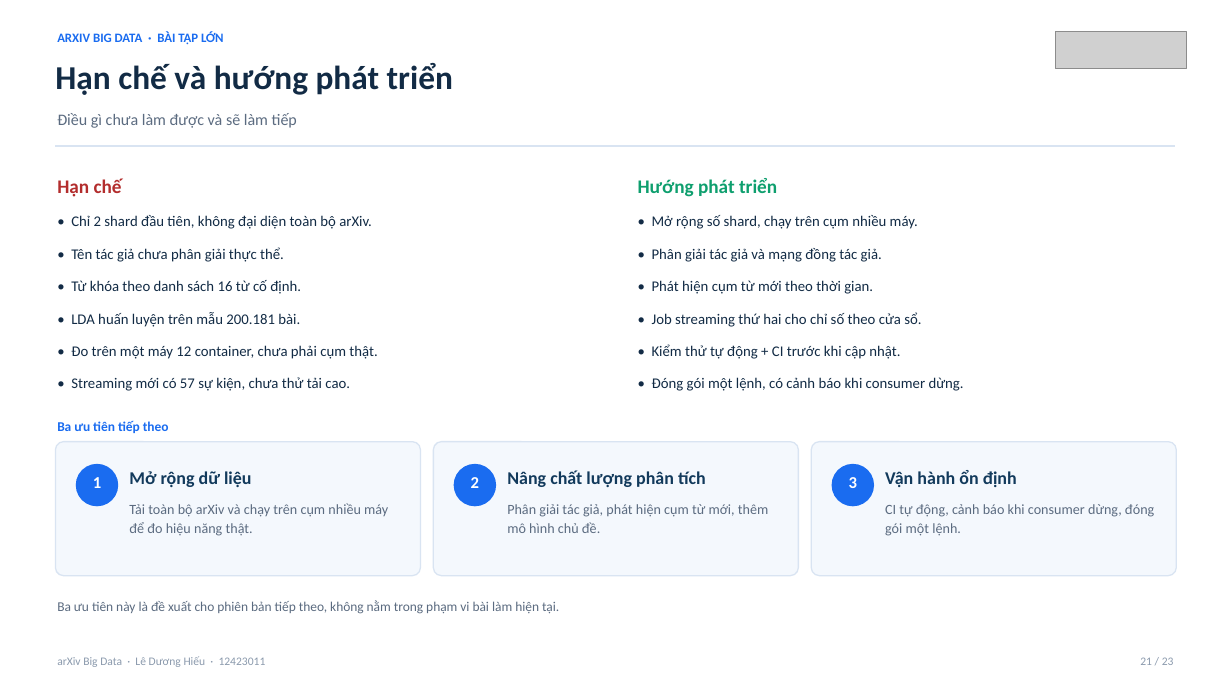
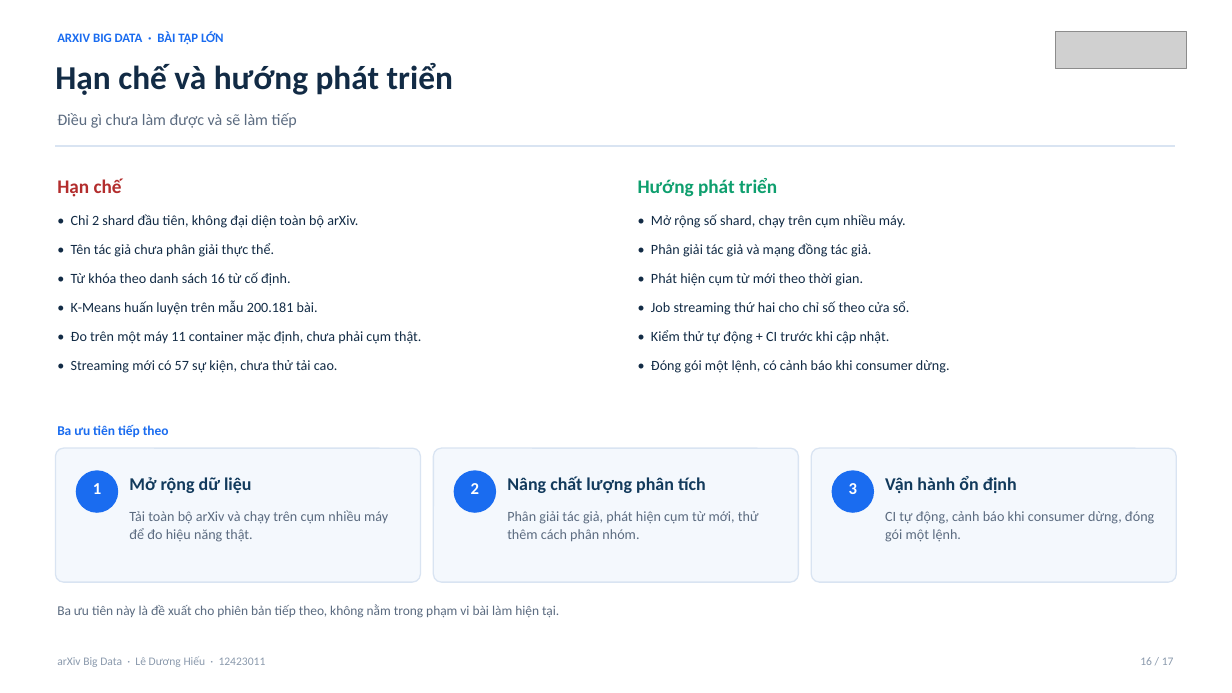
Before and after one commit to LDH-LeHieu18012005/arXiv-Big-Data-Platform, a slide deck: slide 16 of Slide Thuyết trình Xử lý Dữ liệu lớn - Lê Dương Hiếu.pptx (slide 21 before the commit). Drawn at 1232x693 pixels with LibreOffice and Linux fonts; fonts in the diff are those of the drawing; grey boxes stand for pictures. Boxes give left, top, right and bottom in pixels: in the first picture for what was removed or moved away, otherwise in the second. Text is boxed around its words. In the diff, an @@ line names an element or a change of style, - is before the commit and + after.

```diff
--- a/Slide Thuyết trình Xử lý Dữ liệu lớn - Lê Dương Hiếu.pptx
+++ b/Slide Thuyết trình Xử lý Dữ liệu lớn - Lê Dương Hiếu.pptx
@@ text "• Mở rộng số shard, ..." at [651, 214, 950, 373]: size 11.5 to 11 pt; less space between paragraphs @@
@@ text at [71, 214, 358, 373]: size 11.5 to 11 pt in "• Chỉ 2 shard đầu tiên, không ...", "• Tên tác giả chưa phân giải ...", "• Từ khóa theo danh sách 16 ...", "• Streaming mới có 57 sự kiện, ..."; less space between paragraphs @@
@@ text at [71, 300, 421, 344]: text changed; size 11.5 to 11 pt @@
-• LDA huấn luyện trên mẫu 200.181 bài.
-• Đo trên một máy 12 container, chưa phải cụm thật.
+• K-Means huấn luyện trên mẫu 200.181 bài.
+• Đo trên một máy 11 container mặc định, chưa phải cụm thật.
@@ 10 texts, 3 rounded rectangles, 3 ellipses: place and size @@
-10 texts, 3 rounded rectangles, 3 ellipses at [55, 421, 1177, 614]
+10 texts, 3 rounded rectangles, 3 ellipses at [55, 425, 1177, 618]
@@ text at [507, 511, 759, 542]: text changed @@
-Phân giải tác giả, phát hiện cụm từ mới, thêm mô hình chủ đề.
+Phân giải tác giả, phát hiện cụm từ mới, thử thêm cách phân nhóm.
@@ text at [1140, 657, 1174, 665]: text changed @@
-21 / 23
+16 / 17
```
Also in this commit, not shown: 14 other slides changed, 2 slides added, 8 slides removed, 47 other files.
